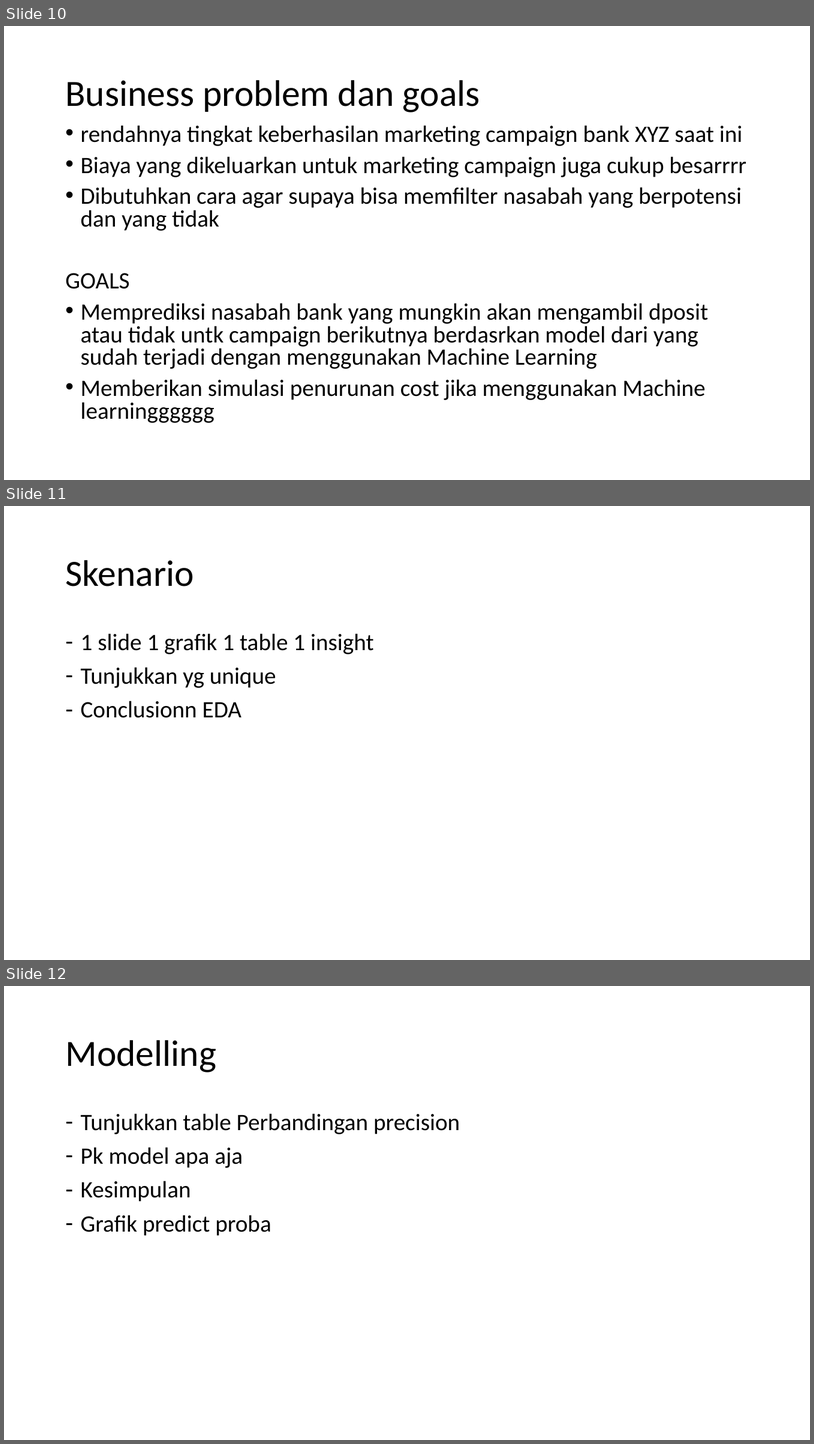
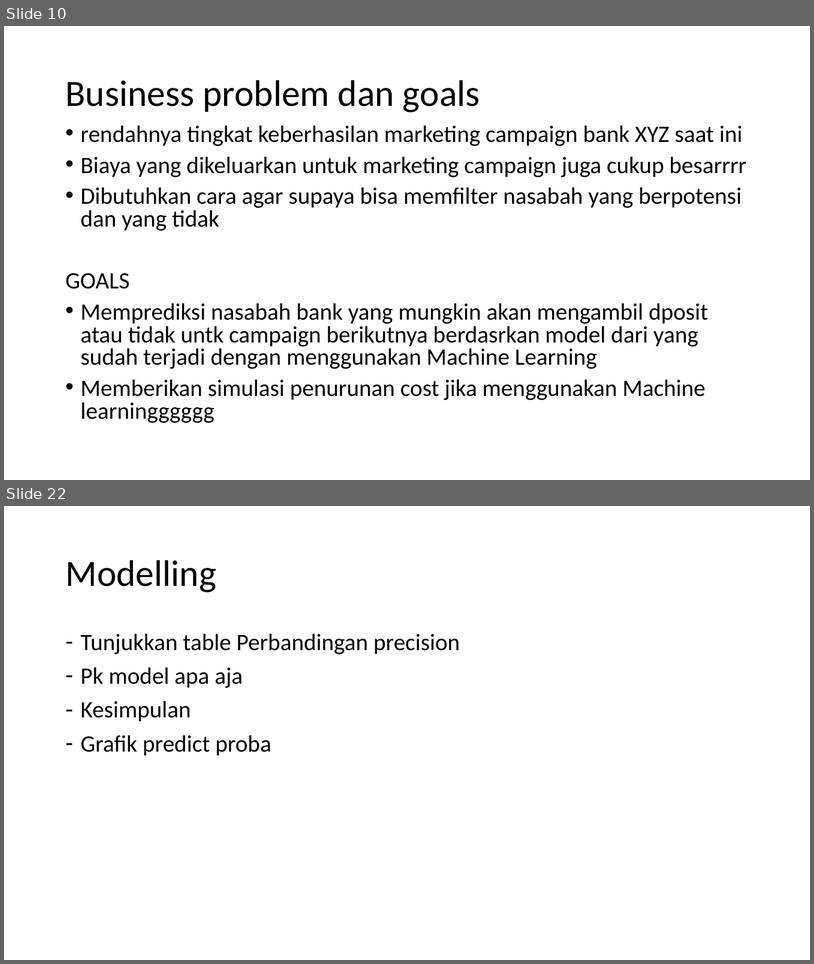
Before and after one commit to abdullahayas123/Tes-Model-Marketing-Scipy, a slide deck: Skenario Kesimpulan.pptx. Shown one above the other, each under a label of ours: slides 10, 11 and 12 before the commit, slides 10 and 22 after it; the slides between them are not shown. The pictures are 814x1444 and 814x964 pixels, drawn with LibreOffice and Linux fonts; fonts in the diff are those of the drawing. Boxes give left, top, right and bottom in pixels: in the first picture for what was removed or moved away, otherwise in the second. Text is boxed around its words. In the diff, an @@ line names an element or a change of style, - is before the commit and + after.

```diff
--- a/Skenario Kesimpulan.pptx
+++ b/Skenario Kesimpulan.pptx
@@ slide 11 removed at (x1=4, y1=506, x2=810, y2=960), background #FFFFFF @@
@@ title removed at (x1=65, y1=560, x2=194, y2=586) @@
-Skenario
@@ text removed at (x1=81, y1=633, x2=374, y2=718) @@
-– 1 slide 1 grafik 1 table 1 insight
-– Tunjukkan yg unique
-– Conclusionn EDA
@@ what was slide 12 is now slide 22 @@
```
Also in this commit, not shown: 11 slides added, 26 other files.
